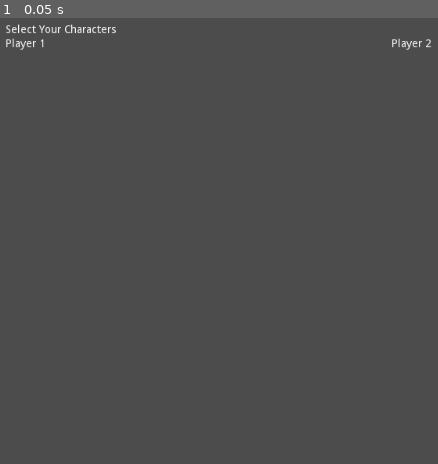
Above: before the commit, frame 1.
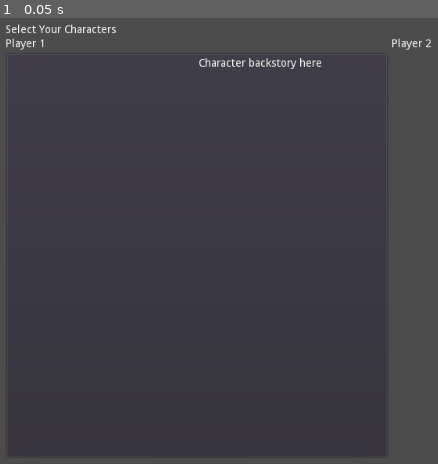
Above: after the commit, the same moment.

Repository: Apexal/wrathskeller
Game: Godot game, scene res://src/scenes/characters/select_characters/SelectCharacters.tscn
The game is run twice, just before and just after one commit, with the same random seed, the same clock (stepped at 60 frames per second) and the same inputs. This scene is started directly instead of the project's main scene.
Inputs:
- Up to frame 1 (0.05 s): no input

The runs differ from the first frame. In frame 1, 0.4% of the frame differs, in the area x 5-85%, y 8-99%.
Error after the commit: Division By Zero in operator '%'. (res://src/scenes/characters/select_characters/SelectCharacters.gd:47)

Commit message:
Start select character screen

Diff:
--- a/project.godot
+++ b/project.godot
@@ -36,6 +36,10 @@
 [autoload]
 
 BackgroundMusic="*res://src/scenes/background_music/BackgroundMusic.tscn"
+
+[display]
+
+window/size/resizable=false
 
 [input]
 
--- a/src/scenes/characters/manage_characters/ManageCharacter.gd
+++ b/src/scenes/characters/manage_characters/ManageCharacter.gd
@@ -37,6 +37,3 @@
 	_serialize_character(_create_character({
 		"name": "No"
 	}))
-
-func _ready():
-	pass
--- /dev/null
+++ b/src/scenes/characters/select_characters/CharacterChoice.gd
@@ -0,0 +1,4 @@
+extends VBoxContainer
+
+func _mark_chosen(player_number: int) -> void:
+	pass
--- /dev/null
+++ b/src/scenes/characters/select_characters/CharacterChoice.tscn
@@ -0,0 +1,30 @@
+[gd_scene load_steps=3 format=2]
+
+[ext_resource path="res://src/actors/npcs/head/sprites/open-mouth.png" type="Texture" id=1]
+[ext_resource path="res://src/scenes/characters/select_characters/CharacterChoice.gd" type="Script" id=2]
+
+[node name="CharacterChoice" type="VBoxContainer"]
+margin_right = 102.0
+margin_bottom = 118.0
+size_flags_vertical = 3
+script = ExtResource( 2 )
+__meta__ = {
+"_edit_use_anchors_": false
+}
+
+[node name="TextureRect" type="TextureRect" parent="."]
+margin_right = 102.0
+margin_bottom = 100.0
+rect_min_size = Vector2( 100, 100 )
+texture = ExtResource( 1 )
+expand = true
+stretch_mode = 6
+__meta__ = {
+"_edit_use_anchors_": false
+}
+
+[node name="CharacterName" type="Label" parent="."]
+margin_top = 104.0
+margin_right = 102.0
+margin_bottom = 118.0
+text = "Character Name"
--- /dev/null
+++ b/src/scenes/characters/select_characters/SelectCharacters.gd
@@ -0,0 +1,48 @@
+extends Control
+
+
+export(PackedScene) var character_choice: PackedScene
+onready var character_grid = $VBoxContainer/CharacterGrid
+
+var player_1_character_index := 0
+var player_2_character_index := 0
+
+var characters: Array = []
+
+func _deserialize_characters() -> Array:
+	var characters = []
+	var dir = Directory.new()
+	if dir.open("user://") == OK:
+		dir.list_dir_begin()
+		var file_name = dir.get_next()
+		while file_name != "":
+			if not dir.current_is_dir():
+				if file_name.ends_with(".scn"):
+					var character = load("user://" + file_name).instance()
+					characters.append(character)
+			file_name = dir.get_next()
+
+	return characters
+
+func _ready():
+	# On ready, populate character grid
+	characters = _deserialize_characters()
+
+	for character in characters:
+		var character_grid_node := character_choice.instance()
+		character_grid_node.name = character.name
+		character_grid_node.find_node("CharacterName").text = character.name
+		character_grid.add_child(character_grid_node)
+
+func _process(delta):
+	if Input.is_action_just_pressed("player_1_move_left"):
+		player_1_character_index -= 1
+	elif Input.is_action_just_pressed("player_1_move_right"):
+		player_1_character_index += 1
+	elif Input.is_action_just_pressed("player_2_move_left"):
+		player_2_character_index -= 1
+	elif Input.is_action_just_pressed("player_2_move_right"):
+		player_2_character_index += 1
+
+	player_1_character_index = player_1_character_index % len(characters)
+	player_2_character_index = player_2_character_index % len(characters)
--- a/src/scenes/characters/select_characters/SelectCharacters.tscn
+++ b/src/scenes/characters/select_characters/SelectCharacters.tscn
@@ -1,11 +1,16 @@
-[gd_scene format=2]
+[gd_scene load_steps=3 format=2]
 
-[node name="Control" type="Control"]
+[ext_resource path="res://src/scenes/characters/select_characters/SelectCharacters.gd" type="Script" id=1]
+[ext_resource path="res://src/scenes/characters/select_characters/CharacterChoice.tscn" type="PackedScene" id=2]
+
+[node name="SelectCharacters" type="Control"]
 anchor_right = 1.0
 anchor_bottom = 1.0
+script = ExtResource( 1 )
 __meta__ = {
 "_edit_use_anchors_": false
 }
+character_choice = ExtResource( 2 )
 
 [node name="VBoxContainer" type="VBoxContainer" parent="."]
 anchor_right = 1.0
@@ -42,6 +47,33 @@
 margin_bottom = 14.0
 text = "Player 1"
 
+[node name="PanelContainer" type="PanelContainer" parent="VBoxContainer/HBoxContainer/Player1Col"]
+margin_top = 18.0
+margin_right = 490.0
+margin_bottom = 538.0
+size_flags_vertical = 3
+
+[node name="GridContainer" type="GridContainer" parent="VBoxContainer/HBoxContainer/Player1Col/PanelContainer"]
+margin_left = 7.0
+margin_top = 7.0
+margin_right = 483.0
+margin_bottom = 513.0
+columns = 2
+
+[node name="Control" type="Control" parent="VBoxContainer/HBoxContainer/Player1Col/PanelContainer/GridContainer"]
+margin_right = 236.0
+margin_bottom = 506.0
+size_flags_horizontal = 3
+size_flags_vertical = 3
+
+[node name="CharacterBackstory" type="RichTextLabel" parent="VBoxContainer/HBoxContainer/Player1Col/PanelContainer/GridContainer"]
+margin_left = 240.0
+margin_right = 476.0
+margin_bottom = 506.0
+size_flags_horizontal = 3
+size_flags_vertical = 3
+text = "Character backstory here"
+
 [node name="Player2Col" type="VBoxContainer" parent="VBoxContainer/HBoxContainer"]
 margin_left = 494.0
 margin_right = 984.0
@@ -57,3 +89,4 @@
 margin_top = 560.0
 margin_right = 984.0
 margin_bottom = 560.0
+columns = 5
